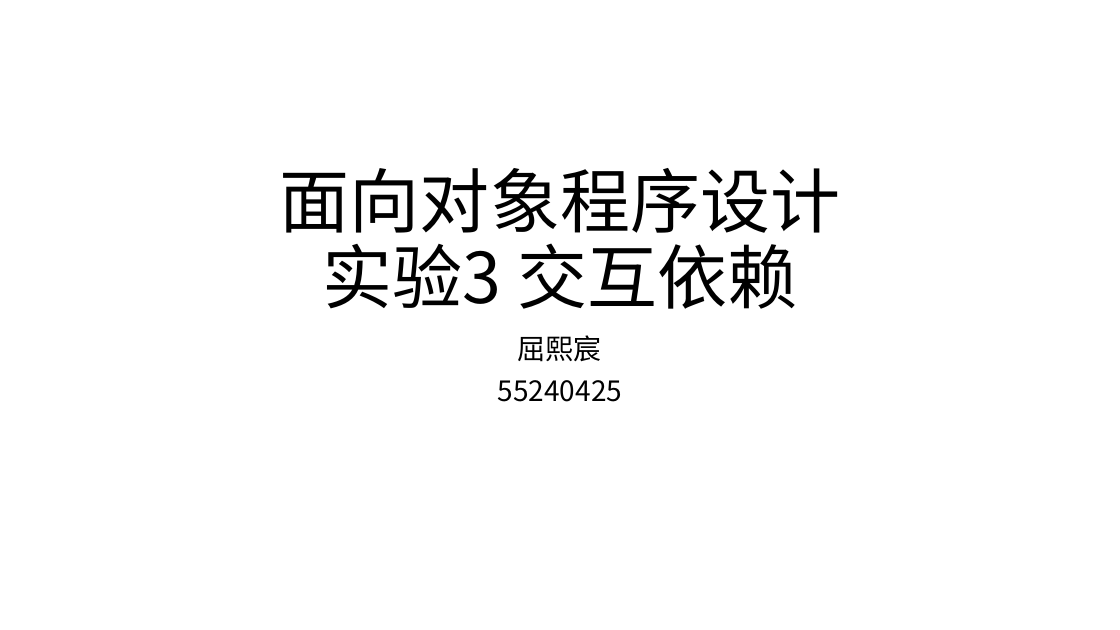
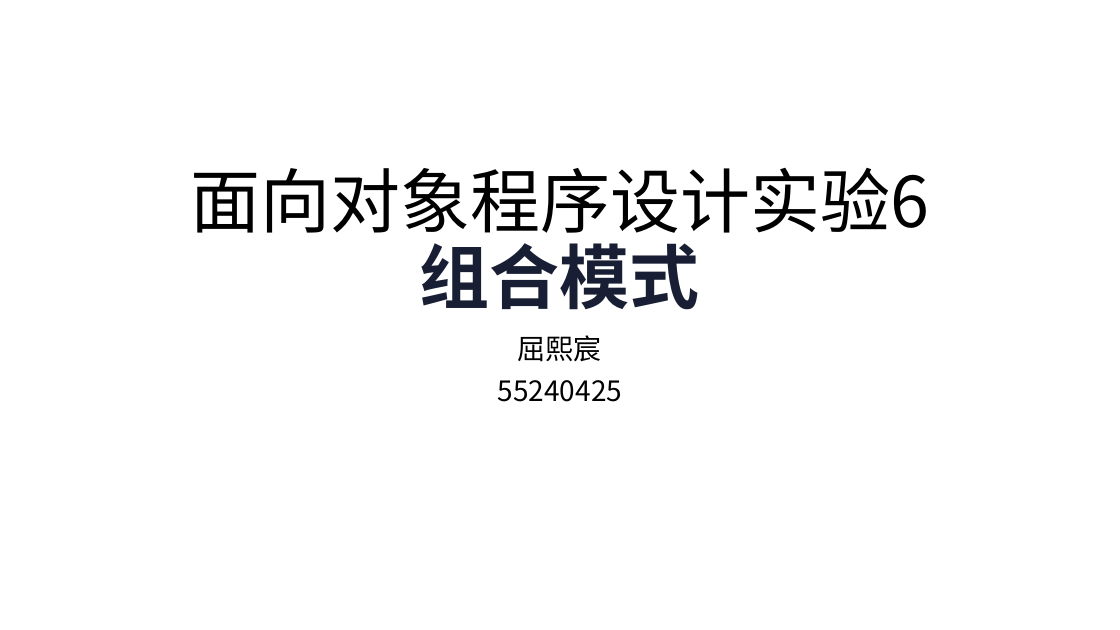
Before and after one commit to AshIgnis/JLU_OOP_Assignments, a slide deck: slide 1 of test03/lib/面向对象程序设计.pptx. Drawn at 1120x630 pixels with LibreOffice and Linux fonts; fonts in the diff are those of the drawing. Boxes give left, top, right and bottom in pixels: in the first picture for what was removed or moved away, otherwise in the second. Text is boxed around its words. In the diff, an @@ line names an element or a change of style, - is before the commit and + after.

```diff
--- a/test03/lib/面向对象程序设计.pptx
+++ b/test03/lib/面向对象程序设计.pptx
@@ title at box(191, 168, 930, 310): text changed @@
-面向对象程序设计
-实验3 交互依赖
+面向对象程序设计实验6
+组合模式
```
Also in this commit, not shown: 3 other slides changed, 9 slides added, 10 slides removed, 47 other files.
